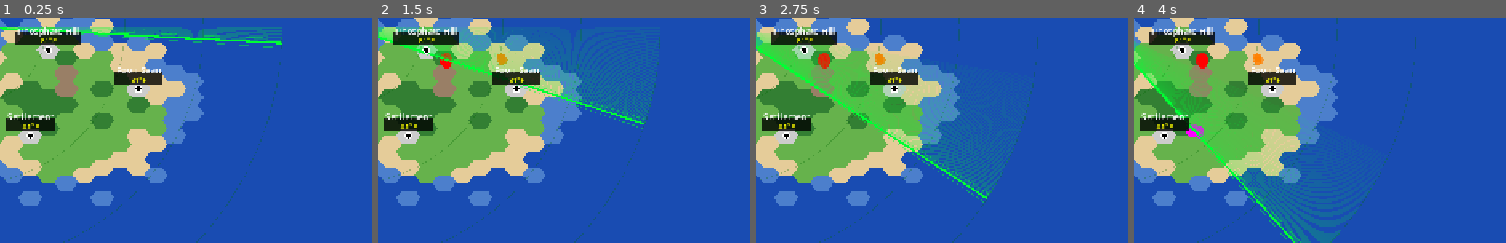
Above: before the commit, frames 1-4 (left to right).
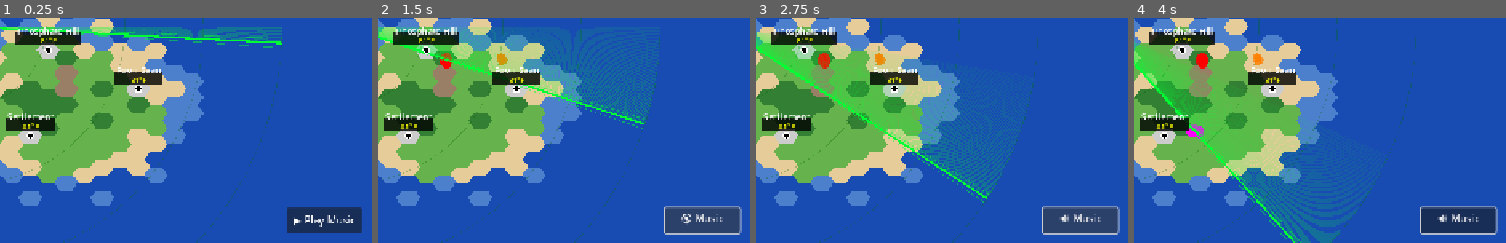
Above: after the commit, the same moments.

Repository: Mylab6/ForecastSanJii_public
Game: Godot game, scene res://scenes/main/SimpleWeatherGame.tscn
Same seed, same stepped clock (60 frames per second), same inputs: the game is played once before the commit and once after it.
Inputs (mouse positions are % of the whole screen's width and height, from its top left):
- Up to frame 1 (0.25 s): no input
- Up to frame 2 (1.5 s): click (92, 92) at 0.5 s, where only the run after the commit has a clickable "▶️ Play Music"; click (92, 92) at 1.25 s, where only the run after the commit has a clickable "🔊 Music"
- Up to frame 3 (2.75 s): click (92, 92) at 2 s, where only the run after the commit has a clickable "🔇 Music"
- Up to frame 4 (4 s): move the mouse to (77, 45) at 2.77 s; hold W 2.78-3.5 s; hold Shift 2.78-3.5 s; click (77, 45) at 2.92 s; drag from (32, 55) to (48, 70) at 3.52 s
The pictures show only the part of the screen within x 49-99%, y 47-97%; the shares and areas given below are measured in that part.

The runs differ from the first frame. In frame 1, 2.3% of the frame differs, in the area x 77-98%, y 84-96%; in frame 2, 2.7%, in the area x 76-98%, y 83-97%; in frame 3, 2.7%; in frame 4, 2.7%.
Error before the commit: Invalid access to property or key 'music_started' on a base object of type 'Node (MusicPlayer)'. (res://scripts/core/SimpleWeatherGame.gd:50)

Commit message:
Still work to be done !

Diff:
--- a/NewsRoom.tscn
+++ b/NewsRoom.tscn
@@ -1,6 +1,6 @@
 [gd_scene load_steps=2 format=3 uid="uid://dwsrkacbc5wvd"]
 
-[ext_resource type="Script" path="res://NewsRoom.gd" id="1"]
+[ext_resource type="Script" path="res://scripts/core/NewsRoom.gd" id="1"]
 
 [node name="NewsRoom" type="Control"]
 layout_mode = 3
--- a/project.godot
+++ b/project.godot
@@ -21,6 +21,7 @@
 GameData="*res://scripts/core/GameData.gd"
 flowerwall_crt="*res://addons/flowerwall_postprocess/scenes/flowerwall_pp.tscn"
 AudioManager="*res://scripts/audio/AudioManager.gd"
+GlobalMusic="*res://scenes/ui/MusicPlayer.tscn"
 
 [display]
 
--- a/scenes/main/SimpleWeatherGame.tscn
+++ b/scenes/main/SimpleWeatherGame.tscn
@@ -1,8 +1,7 @@
-[gd_scene load_steps=4 format=3 uid="uid://bqm1xvb6h7s8c"]
+[gd_scene load_steps=3 format=3 uid="uid://bqm1xvb6h7s8c"]
 
 [ext_resource type="Script" uid="uid://76en475rrqyc" path="res://scripts/core/SimpleWeatherGame.gd" id="1_main"]
 [ext_resource type="PackedScene" uid="uid://bjqx8vh4n2m5r" path="res://scenes/ui/MapRadar.tscn" id="2_radar"]
-[ext_resource type="PackedScene" uid="uid://c8w3j8x4n5m2k" path="res://scenes/ui/MusicPlayer.tscn" id="3_music"]
 
 [node name="SimpleWeatherGame" type="Control"]
 layout_mode = 3
@@ -27,5 +26,3 @@
 radar_sweep_speed = 0.21
 radar_radius_multiplier = 0.7
 round_duration = 45
-
-[node name="MusicPlayer" parent="." instance=ExtResource("3_music")]
--- a/scenes/ui/MusicPlayer.tscn
+++ b/scenes/ui/MusicPlayer.tscn
@@ -1,15 +1,12 @@
-[gd_scene load_steps=3 format=3 uid="uid://c8w3j8x4n5m2k"]
+[gd_scene load_steps=2 format=3 uid="uid://c8w3j8x4n5m2k"]
 
 [ext_resource type="Script" uid="uid://5owtuwuaohnl" path="res://scripts/audio/MusicPlayer.gd" id="1_music_player"]
-
-[sub_resource type="GDScript" id="GDScript_1"]
-script/source = "extends AudioStreamPlayer
-
-# AudioStreamPlayer for music playback
-"
+[ext_resource type="Script" path="res://scripts/audio/GlobalMusic.gd" id="2_global_music"]
 
 [node name="MusicPlayer" type="Node"]
+script = ExtResource("2_global_music")
+
+[node name="MusicLogic" type="Node" parent="."]
 script = ExtResource("1_music_player")
 
-[node name="AudioStreamPlayer" type="AudioStreamPlayer" parent="."]
-script = SubResource("GDScript_1")
+[node name="AudioStreamPlayer" type="AudioStreamPlayer" parent="MusicLogic"]
--- /dev/null
+++ b/scripts/audio/GlobalMusic.gd
@@ -0,0 +1,72 @@
+extends Node
+# Global music facade to interact with the existing MusicPlayer scene autoloaded as GlobalMusic
+# This script is optional; if the autoload is the MusicPlayer scene itself, we can attach this to it
+# for extra helper methods and persistence.
+
+var player  # Will hold the underlying MusicPlayer instance
+
+signal music_started()
+signal muted_changed(is_muted: bool)
+
+func _ready():
+	_resolve_player()
+	_connect_signals()
+	print("GlobalMusic initialized. Player valid:", player != null)
+
+func _connect_signals():
+	if player and player.has_signal("music_started"):
+		if not player.music_started.is_connected(_on_music_started):
+			player.music_started.connect(_on_music_started)
+	if player and player.has_signal("muted_changed"):
+		if not player.muted_changed.is_connected(_on_muted_changed):
+			player.muted_changed.connect(_on_muted_changed)
+
+func _on_music_started():
+	music_started.emit()
+
+func _on_muted_changed(is_muted: bool):
+	muted_changed.emit(is_muted)
+
+func _resolve_player():
+	if player and is_instance_valid(player):
+		return
+	if has_node("MusicLogic"):
+		var candidate = get_node("MusicLogic")
+		# Check if it has the MusicPlayer methods instead of type check
+		if candidate and candidate.has_method("start_music"):
+			player = candidate
+
+func ensure_started():
+	_resolve_player()
+	if player and player.has_method("start_music"):
+		if ("music_has_started" in player and not player.music_has_started) and not player.is_playing():
+			player.start_music()
+
+func toggle_mute():
+	_resolve_player()
+	if player and player.has_method("toggle_mute"):
+		player.toggle_mute()
+
+func is_playing() -> bool:
+	_resolve_player()
+	if player and player.has_method("is_playing"):
+		return player.is_playing()
+	return false
+
+func start_if_user_clicked():
+	# Call this from a UI interaction to satisfy browser autoplay policies
+	ensure_started()
+
+# Expose music_has_started property
+var music_has_started: bool:
+	get:
+		_resolve_player()
+		if player and "music_has_started" in player:
+			return player.music_has_started
+		return false
+
+# Expose start_music method directly
+func start_music():
+	_resolve_player()
+	if player and player.has_method("start_music"):
+		player.start_music()
--- a/scripts/core/NewsRoom.gd
+++ b/scripts/core/NewsRoom.gd
@@ -124,5 +124,14 @@
 
 	# Fade in continue button
 	tween.tween_property(continue_button, "modulate:a", 1.0, 0.8).set_delay(0.5)
-	# Return to radar demo (next round)
-	get_tree().change_scene_to_file("res://radar_demo.tscn")
+
+func _on_continue_pressed():
+	"""User wants to start next round"""
+	# Optional: ensure music keeps going (if user toggled earlier it remains)
+	if Engine.has_singleton("GlobalMusic"):
+		var gm = Engine.get_singleton("GlobalMusic")
+		if gm and gm.has_method("ensure_started"):
+			gm.ensure_started()
+
+	# Start next round by reloading the main game scene (so cumulative score persists via GameData)
+	get_tree().change_scene_to_file("res://scenes/main/SimpleWeatherGame.tscn")
--- a/scripts/core/SimpleWeatherGame.gd
+++ b/scripts/core/SimpleWeatherGame.gd
@@ -2,8 +2,8 @@
 
 # Simple weather game controller
 var radar_node
-var music_player
 var mute_button
+var music_started = false
 
 func _ready():
 	print("San Jii Metro Weather Emergency System started!")
@@ -15,61 +15,58 @@
 	else:
 		print("ERROR: Map radar not found!")
 
-	# Initialize music player
-	music_player = $MusicPlayer
-	if music_player:
-		print("Music player loaded and active")
-	else:
-		print("ERROR: Music player not found!")
-
 	# Create and setup mute button
 	_create_mute_button()
 
 func _create_mute_button():
-	"""Create a music control button for the music"""
+	"""Create a simple music control button"""
 	mute_button = Button.new()
-	mute_button.text = "▶️ Play Music"  # Start with play button for web compatibility
+	mute_button.text = "▶️ Play Music"
 	mute_button.add_theme_font_size_override("font_size", 16)
 	mute_button.add_theme_color_override("font_color", Color.WHITE)
 	mute_button.add_theme_color_override("font_shadow_color", Color.BLACK)
 	mute_button.add_theme_constant_override("shadow_offset_x", 1)
 	mute_button.add_theme_constant_override("shadow_offset_y", 1)
 
-	# Position in top-right corner
-	mute_button.set_anchors_and_offsets_preset(Control.PRESET_TOP_RIGHT)
-	mute_button.position.x -= 10
-	mute_button.position.y += 10
+	# Position in bottom-right corner
+	mute_button.set_anchors_and_offsets_preset(Control.PRESET_BOTTOM_RIGHT)
+	mute_button.position.x -= 130
+	mute_button.position.y -= 50
 	mute_button.size = Vector2(120, 40)
 
 	# Connect signal
 	mute_button.pressed.connect(_on_mute_button_pressed)
-
-	# Connect to music player signals
-	if music_player:
-		music_player.muted_changed.connect(_on_music_muted_changed)
-		music_player.music_started.connect(_on_music_started)
-
 	add_child(mute_button)
+	print("Music button created")
 
 func _on_mute_button_pressed():
-	"""Handle music button press - starts music on first click for web compatibility"""
-	if music_player:
-		if not music_player.music_has_started:
-			# First click - start the music
-			music_player.start_music()
+	"""Handle music button press"""
+	print("Music button pressed!")
+
+	if not music_started:
+		# First click - try to start music via autoload
+		var global_music = get_node_or_null("/root/GlobalMusic")
+		if global_music:
+			print("Found GlobalMusic, attempting to start...")
+			# Try different methods to start music
+			if global_music.has_method("start_music"):
+				global_music.start_music()
+			elif global_music.has_method("ensure_started"):
+				global_music.ensure_started()
+			elif global_music.has_node("MusicLogic"):
+				var music_logic = global_music.get_node("MusicLogic")
+				if music_logic.has_method("start_music"):
+					music_logic.start_music()
+			music_started = true
+			mute_button.text = "🔊 Music"
+			print("Music should be starting...")
 		else:
-			# Subsequent clicks - toggle mute
-			music_player.toggle_mute()
+			print("No GlobalMusic autoload found")
+	else:
+		# Toggle mute using master bus
+		var master_bus = AudioServer.get_bus_index("Master")
+		var is_muted = AudioServer.is_bus_mute(master_bus)
+		AudioServer.set_bus_mute(master_bus, not is_muted)
 
-func _on_music_started():
-	"""Update button text when music starts playing"""
-	if mute_button:
-		mute_button.text = "🔊 Music"
-
-func _on_music_muted_changed(is_muted: bool):
-	"""Update button text when mute state changes"""
-	if mute_button and music_player.music_has_started:
-		if is_muted:
-			mute_button.text = "🔇 Music"
-		else:
-			mute_button.text = "🔊 Music"
+		mute_button.text = "🔇 Music" if not is_muted else "🔊 Music"
+		print("Toggled mute: ", not is_muted)
--- a/scripts/radar/MapRadar.gd
+++ b/scripts/radar/MapRadar.gd
@@ -247,6 +247,16 @@
 
 	# Transition to NewsRoom scene
 	_transition_to_newsroom()
+
+func start_new_round():
+	"""Prepare and start a new round without recreating the node (not currently used)"""
+	round_score = 0
+	round_timer = round_duration
+	game_active = true
+	_generate_initial_weather()
+	if radar_system:
+		radar_system.set_weather_targets(weather_echoes)
+	print("New round started")
 
 func _calculate_final_score():
 	"""Calculate score based on emergency status accuracy"""
Binary file removed: ForcastSanJii.apple-touch-icon.png
Not shown, removed: ForcastSanJii.apple-touch-icon.png.import
Binary file removed: ForcastSanJii.icon.png
Not shown, removed: ForcastSanJii.icon.png.import
Binary file removed: ForcastSanJii.png
Not shown, removed: ForcastSanJii.png.import
Not shown, added: image.png.import
Not shown, added: scripts/audio/GlobalMusic.gd.uid
Not shown, changed: .github/workflows/deploy-itch.yml
Not shown, removed: ForcastSanJii.audio.position.worklet.js
Not shown, removed: ForcastSanJii.audio.worklet.js
Not shown, removed: ForcastSanJii.html
(and 4 more such lines)
